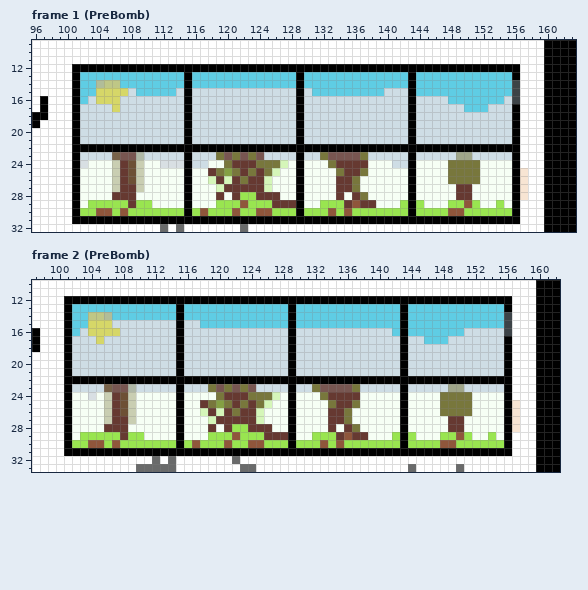
Edited in one commit: pixel-art file (Art/Scenes/Intro/Intro Animation.aseprite). Above: the version before the commit.
192x108 pixels, 56 frames. Colours within 5 levels of each other are drawn and written as one. Shown: frame 1 (PreBomb): x 96..163, y 9..32; frame 2 (PreBomb): x 97..162, y 10..33. The commit also changed other frames or places, which this record leaves out.
After the commit:
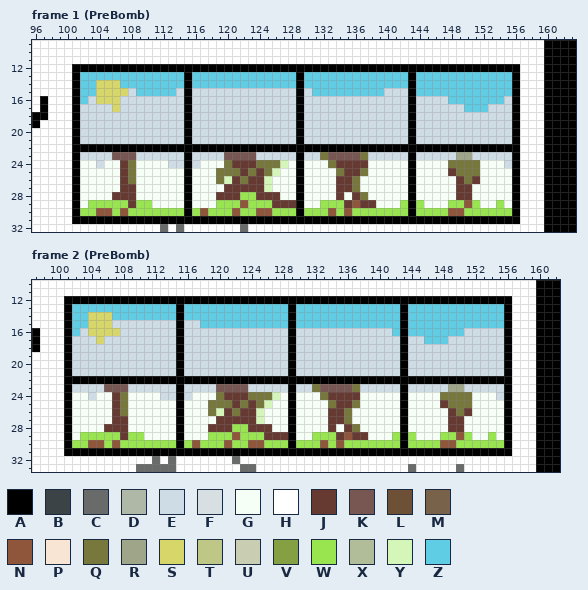
Palette (. is transparent): A #000000  B #3c4347  C #696a6a  D #afb8a7  E #cedde5  F #d8dfe3  G #f6fff5  H #ffffff  J #663931  K #785651  L #6d5035  M #786249  N #8f563b  P #f8e5d3  Q #78773c  R #9fa589  S #d6d768  T #bfc786  U #c9ceb2  V #84a043  W #99e550  X #b1bd99  Y #d5f6b9  Z #5fcde4
What changed:
Frame 1 (PreBomb), layers "Cage", "house":
Colour B becomes colour A in rows 14 to 16 at x 156.
Colour D becomes colour E in row 23 at x 109.
Colour F becomes colour E in row 24 at x 113 to 114.
Colour G becomes colour E in row 24 at x 104 and 155.
Colour K becomes colour E in row 23 at x 124.
Colour Q becomes colour E in row 23 at x 119.
Colour E becomes colour G in row 24 at x 117 and 141 to 142.
Colour F becomes colour G in row 24 at x 102 and 112.
Colour J becomes colour G in row 25 at x 118.
Colour Q becomes colour G in row 26 at x 148.
Colour U becomes colour G in rows 24 to 27 at x 106 and 109.
Colour Y becomes colour G in row 26 at x 118; in row 27 at x 119.
Colour P becomes colour H in rows 25 to 28 at x 157.
Colour G becomes colour J in row 28 at x 120.
Colour Q becomes colour J in row 25 at x 148; in row 26 at x 149 and 151.
Colour M becomes colour K in row 23 at x 106.
Colour Q becomes colour K in row 23 at x 121 and 123.
Colour J becomes colour Q in row 26 at x 119.
Colour L becomes colour Q in rows 24 to 26 at x 108.
Colour V becomes colour Q in row 25 at x 120.
Colour T becomes colour S in row 14 at x 105 to 106.
Colour X becomes colour S in row 14 at x 104.
Frame 2 (PreBomb), layers "Cage", "house":
Colour B becomes colour A in rows 14 to 16 at x 156.
Colour D becomes colour E in row 23 at x 109.
Colour F becomes colour E in row 24 at x 104.
Colour G becomes colour E in row 24 at x 113 to 114, 116 and 155.
Colour K becomes colour E in row 23 at x 124.
Colour Q becomes colour E in row 23 at x 119.
Colour J becomes colour G in row 25 at x 118.
Colour Q becomes colour G in row 26 at x 148.
Colour U becomes colour G in rows 24 to 27 at x 106 and 109.
Colour Y becomes colour G in row 26 at x 118; in row 27 at x 119.
Colour P becomes colour H in rows 25 to 28 at x 157.
Colour G becomes colour J in row 28 at x 120.
Colour Q becomes colour J in row 25 at x 148; in row 26 at x 149 and 151.
Colour M becomes colour K in row 23 at x 106.
Colour Q becomes colour K in row 23 at x 121 and 123.
Colour J becomes colour Q in row 26 at x 119.
Colour L becomes colour Q in rows 24 to 26 at x 108.
Colour V becomes colour Q in row 25 at x 120.
Colour T becomes colour S in row 14 at x 104 to 105.
Colour X becomes colour S in row 14 at x 106.
